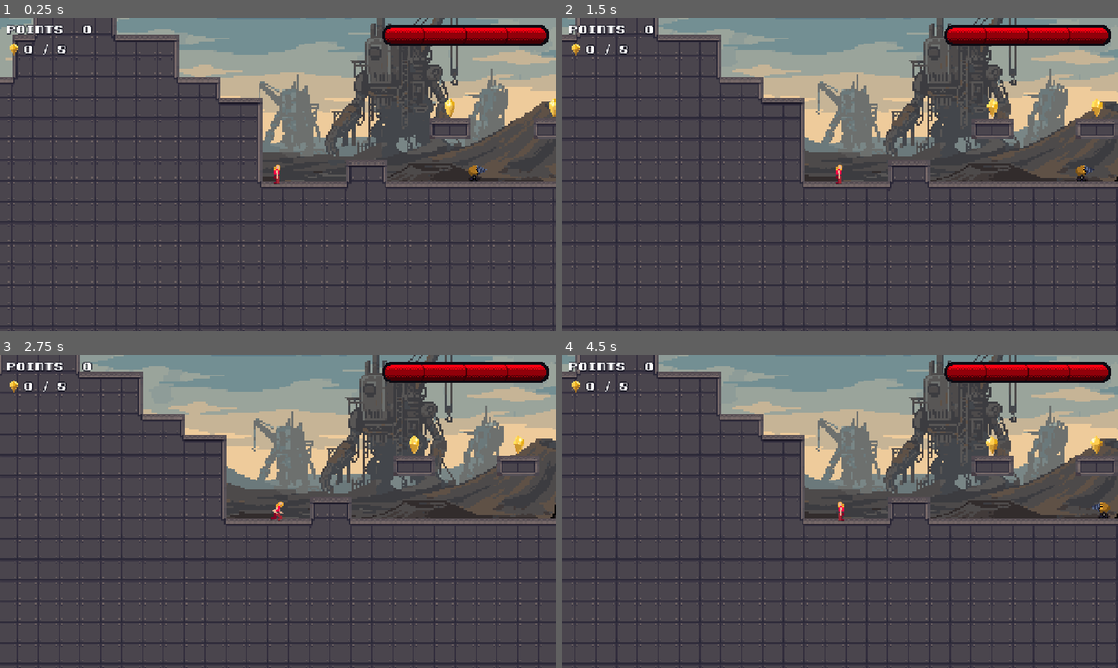
Above: before the commit, frames 1-4 (two rows, left to right).
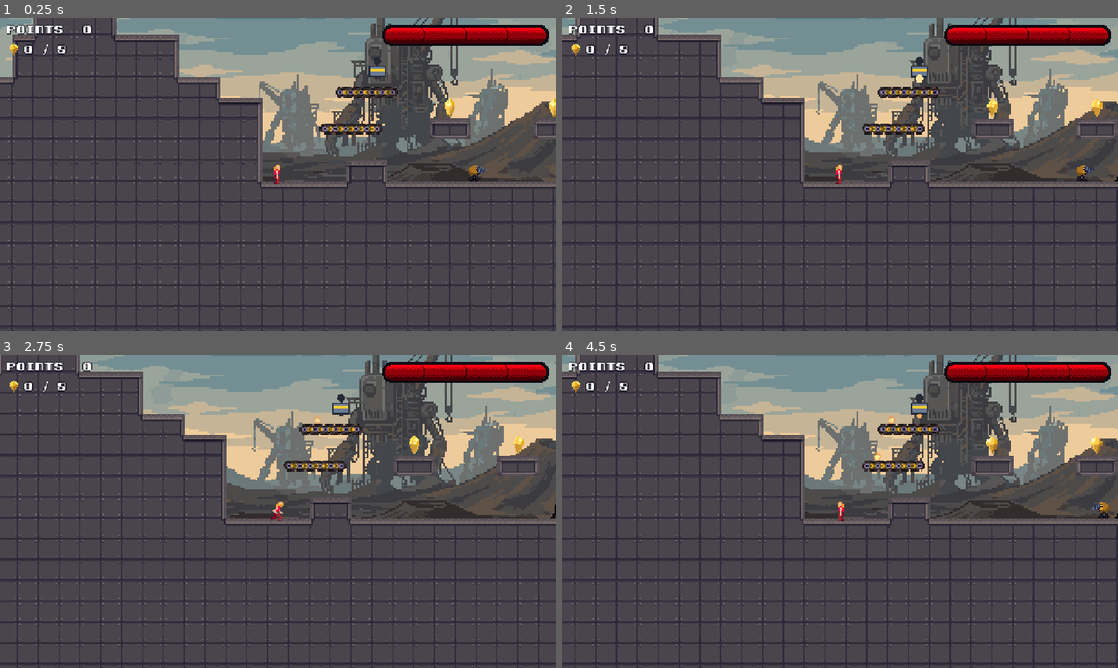
Above: after the commit, the same moments.

Repository: cygnuszwaan/objon
Game: Godot game, scene res://scenes/levels/level_1-1.tscn
Two runs of this game, one before a commit and one after it. Both use one fixed random seed, a clock stepped at 60 frames per second and the inputs below.
Inputs (mouse positions are in pixels of both pictures, inside the frame that each line leads up to):
- Up to frame 1 (0.25 s): no input
- Up to frame 2 (1.5 s): tap Enter at 0.5 s; move the mouse to (962, 158) at 0.52 s; hold D (move_right) 0.53-1.25 s; tap J (kick) at 0.6 s; click (962, 158) at 0.67 s; tap Space (jump) at 0.77 s; drag from (728, 190) to (845, 174) at 1.27 s
- Up to frame 3 (2.75 s): move the mouse to (333, 442) at 2.02 s; hold D (move_right) from 2.03 s (still down); tap J (kick) at 2.1 s
- Up to frame 4 (4.5 s): release D (move_right) at 2.75 s; drag from (812, 574) to (973, 445) at 2.77 s; move the mouse to (1006, 558) at 3.52 s; hold A (move_left) 3.53-4.25 s; tap J (kick) at 3.6 s; tap Space (jump) at 3.77 s; drag from (673, 464) to (1095, 464) at 4.27 s

The runs differ from the first frame. In frame 1, 0.8% of the frame differs, in the area x 57-72%, y 12-38%; in frame 2, 0.8%; in frame 3, 0.9%; in frame 4, 0.9%, in the area x 54-68%, y 12-38%.

Commit message:
spark physics

Diff:
--- a/scenes/enemies/rail_bot.gd
+++ b/scenes/enemies/rail_bot.gd
@@ -16,9 +16,10 @@
 ##
 ## Sparks: a `drip_interval` timer, with the last `TELEGRAPH` seconds before each drip shown as a growing glow at the
 ## nozzle (the warning). Fully deterministic, no randomness; `phase_offset` staggers several bots, like Crusher's.
-## A spark falls straight down from the nozzle (it does NOT inherit the bot's sideways speed: that keeps its path readable),
-## hurts the player on contact and is gone on touching anything solid. It touches nothing else: no liquid, no tiles of any
-## kind react to it, deliberately (see spark.gd). They are added next to the bot (or beside the Path2D if it is a child
+## A spark is a small physical ball. It drops from the nozzle (it does NOT inherit the bot's sideways speed: that keeps its
+## path readable), rolls down slopes, rides conveyor belts, hurts the player on touch and despawns once it comes to rest.
+## It collides with the world only and is invisible to everything else: no liquid, no enemy, mine, laser, bullet or sensor
+## reacts to it, deliberately (see spark.gd). They are added next to the bot (or beside the Path2D if it is a child
 ## of one), are not saved, and vanish with the level on a respawn.
 ##
 ## Power contract (see power_target.gd): powered = running. Unpowered, the bot stops where it is and stops dripping,
@@ -197,9 +198,9 @@
 		return
 	var spark := SPARK_SCENE.instantiate()
 	spark.set("damage", spark_damage)
-	spark.set("emitter", self)
 	host.add_child(spark)
 	spark.global_position = global_position + NOZZLE
+	spark.reset_physics_interpolation()  # a body added mid-run would otherwise be drawn sliding in from the origin
 	Audio.play_at(&"enemies/railbot_drip", spark.global_position, 2.0)
 
 func _apply_pose() -> void:
--- a/scenes/enemies/spark.gd
+++ b/scenes/enemies/spark.gd
@@ -1,49 +1,158 @@
-extends Area2D
-## A spark dripped by a Rail bot. Falls straight down (a little slower than the world's gravity so the player can read
-## it, and capped), hurts the player on contact, and is gone on touching anything solid or after LIFETIME seconds.
+extends RigidBody2D
+## A spark dripped by a Rail bot: a small glowing ball. It falls, rolls down slopes, is carried by conveyor belts, and
+## despawns once it has been stationary for a moment (it does not creep off flat floors). It hurts the player on touch.
 ##
-## Deliberately inert towards everything else: it does not hurt or arm enemies and mines, it triggers no bullet or
-## power contract, and it reacts with no liquid or tile system, so level designers can run sparks over anything without
-## side effects. The one exception to "ignores everything" is that it stops on any body that is not the player, not in
-## group "enemy" and not its emitter: tiles, doors, blocks, platforms.
+## Deliberately inert towards everything else: it does not hurt or arm enemies and mines, triggers no bullet, laser or
+## power contract, and reacts with no liquid or tile system, so level designers can run sparks over anything without
+## side effects. It sits on physics layer 0 (nothing queries it: kicks, bowling, mine blasts, laser rays, bullets, button
+## and plate sensors, the see-saw's load scan all miss it) and masks only layer 2, so it collides with the world (tiles,
+## platforms, doors, belts, blocks) and never with actors, the player included.
 ##
-## `damage` and `emitter` are set by the RailBot right after instancing, before add_child. This is placeholder art: a
-## bright core with a short tail drawn in code (`_draw`).
+## Motion is hand-integrated like the meltable blocks: gravity is added in _integrate_forces() (gravity_scale 0) so it
+## falls at the same slow FALL_ACCEL as before, and the engine only solves contacts. The ball has friction, so on a
+## slope it rolls; a rolling resistance slows the spin on any floor (strong on a near-flat one, weak on a slope), so a
+## ball on the flat comes to rest within a few tiles and a very shallow slope holds it. A belt (any body with get_conveyor_speed(), the same duck-typed contract the player and blocks read)
+## drags the ball's horizontal speed toward the belt's at BELT_GRIP while the ball rests on it, and the ball's spin
+## follows so it keeps rolling.
 ##
-## Scene layout: Spark (Area2D, this script, collision_layer 0, collision_mask 3 = actors + world, monitorable off)
-##   - CollisionShape2D (circle)
+## Stationary means: it has stayed within REST_DISTANCE of one spot for REST_TIME. That is judged on position, not
+## velocity, because a resting body's velocity is never quite zero (the solver cancels the gravity added each step and
+## leaves a few px/s) and a ball carried into a wall by a belt twitches against it; it also despawns a ball creeping
+## below about 5 px/s. It then fades out over FADE_TIME, harmless. LIFETIME is a backstop for a ball falling into a
+## pit or circling a loop of belts forever.
+##
+## Contact damage is a child Hitbox Area2D (mask 1) polled every physics frame, like Sawwheel and Crusher; the ball is
+## consumed by the player whether or not the hit landed (i-frames), as before.
+##
+## `damage` is set by the RailBot right after instancing, before add_child. Placeholder art: a glowing ball with a speck
+## on the rim so the roll reads, and a short tail behind its motion, drawn in code (`_draw`).
+##
+## Scene layout: Spark (RigidBody2D, this script, collision_layer 0, collision_mask 2, contact_monitor on)
+##   - CollisionShape2D (circle, RADIUS)
+##   - Hitbox (Area2D, layer 0, mask 1)
+##       - CollisionShape2D (circle, HIT_RADIUS)
 
-const FALL_ACCEL := 360.0  # px/s^2
-const MAX_FALL_SPEED := 170.0  # px/s
-const LIFETIME := 3.0  # seconds, a backstop for a spark falling into a pit
+const RADIUS := 3.0
+const HIT_RADIUS := 4.0  # a little bigger than the ball, so a graze reads as a hit
+const FALL_ACCEL := 360.0  # px/s^2, slower than world gravity so the ball reads
+const MAX_FALL_SPEED := 170.0  # px/s, vertical
+const MAX_SPEED := 220.0  # px/s, total: a long slope can't build up a speed the player can't read
+const FLAT_RESISTANCE := 480.0  # spin taken off a rolling ball on a near-flat floor, px/s^2 at the rim (about a quarter of that as linear deceleration): stops 200 px/s in about 12 tiles
+const SLOPE_RESISTANCE := 120.0  # the same on a slope, so a slope still rolls the ball but one under about 7 degrees holds it
+const FLAT_NORMAL_X := 0.12  # a floor whose normal leans less than this (about 7 degrees) is flat
+const BELT_GRIP := 600.0  # px/s^2 toward the belt's speed while resting on it
+const FLOOR_MIN_NORMAL_Y := 0.7  # a contact counts as a floor (resting on it, belts read from it) when its normal is within about 45 degrees of vertical
+const WALL_MIN_NORMAL_X := 0.7  # a contact this close to horizontal is a wall
+const REST_DISTANCE := 2.0  # px: the ball counts as stationary while it stays within this of where it settled
+const REST_TIME := 0.4  # seconds stationary before it despawns
+const FADE_TIME := 0.2  # seconds; 0 despawns at once
+const LIFETIME := 15.0  # seconds
 const FLICKER_HZ := 14.0
 const CORE := Color(1.0, 0.95, 0.6)
-const TAIL := Color(1.0, 0.55, 0.15, 0.55)
+const GLOW := Color(1.0, 0.55, 0.15, 0.55)
 
 var damage: int = 1
-var emitter: Node
-var _fall_speed := 0.0
 var _age := 0.0
+var _rest_time := 0.0  # seconds spent within REST_DISTANCE of _rest_anchor
+var _rest_anchor := Vector2.ZERO
+var _fade := -1.0  # seconds left of the fade-out; negative = not fading
+var _hitbox: Area2D
 
 func _ready() -> void:
-	body_entered.connect(_on_body_entered)
+	_hitbox = $Hitbox
+	_rest_anchor = global_position
+	# Engine-side setup lives in the scene; the two that matter most are restated here because a change to either breaks
+	# the despawn or the hand-integrated motion silently.
+	gravity_scale = 0.0  # gravity is added by hand in _integrate_forces()
+	can_sleep = false  # a sleeping body stops running _integrate_forces(), so it would never despawn
 
 func _physics_process(delta: float) -> void:
 	_age += delta
-	if _age >= LIFETIME:
+	if _fade >= 0.0:
+		_fade -= delta
+		modulate.a = clampf(_fade / FADE_TIME, 0.0, 1.0) if FADE_TIME > 0.0 else 0.0
+		if _fade <= 0.0:
+			queue_free()
+		queue_redraw()
+		return
+	if global_position.distance_to(_rest_anchor) > REST_DISTANCE:
+		_rest_anchor = global_position
+		_rest_time = 0.0
+	else:
+		_rest_time += delta
+	if _age >= LIFETIME or _rest_time >= REST_TIME:
+		_begin_fade()
+		return
+	modulate.a = 0.75 + 0.25 * sin(_age * TAU * FLICKER_HZ)
+	_poll_player()
+	queue_redraw()
+
+func _begin_fade() -> void:
+	_fade = FADE_TIME
+	if FADE_TIME <= 0.0:
 		queue_free()
-		return
-	_fall_speed = minf(_fall_speed + FALL_ACCEL * delta, MAX_FALL_SPEED)
-	global_position.y += _fall_speed * delta
-	modulate.a = 0.75 + 0.25 * sin(_age * TAU * FLICKER_HZ)
 
-func _on_body_entered(body: Node2D) -> void:
-	if body == emitter or body.is_in_group("enemy"):
-		return
-	if body.is_in_group("player") and body.has_method("take_hit"):
-		body.take_hit(damage, global_position)
-	queue_free()
+func _poll_player() -> void:
+	for body in _hitbox.get_overlapping_bodies():
+		if body.is_in_group("player"):
+			if body.has_method("take_hit"):
+				body.take_hit(damage, global_position)
+			queue_free()
+			return
+
+func _integrate_forces(state: PhysicsDirectBodyState2D) -> void:
+	var step := state.step
+	var vel := state.linear_velocity
+	var spin := state.angular_velocity
+
+	# Contacts from the last step. The normal's sign depends on which side the engine reports it from, so only its
+	# vertical size is used, and the contact must be below the ball's centre to be a floor.
+	var on_floor := false
+	var floor_lean := 1.0  # smallest |normal.x| of the floor contacts: 0 = flat
+	var belt := 0.0
+	var on_belt := false
+	var wall_side := 0  # -1/+1: a wall touches the ball's left/right
+	for i in state.get_contact_count():
+		var normal := state.get_contact_local_normal(i)
+		var point := state.get_contact_local_position(i)
+		if absf(normal.x) > WALL_MIN_NORMAL_X:
+			wall_side = 1 if point.x > state.transform.origin.x else -1
+			continue
+		if absf(normal.y) < FLOOR_MIN_NORMAL_Y or point.y <= state.transform.origin.y:
+			continue
+		on_floor = true
+		floor_lean = minf(floor_lean, absf(normal.x))
+		var collider := state.get_contact_collider_object(i)
+		if collider != null and collider.has_method("get_conveyor_speed"):
+			belt = collider.get_conveyor_speed()
+			on_belt = true
+
+	vel.y = minf(vel.y + FALL_ACCEL * step, MAX_FALL_SPEED)
+	if on_belt:
+		if wall_side != 0 and signf(belt) == float(wall_side):
+			# Carried into a wall: hold still against it. Pushing on would make the solver bounce the ball off the wall
+			# every step, and a jittering ball never reads as at rest.
+			vel.x = 0.0 if vel.x * wall_side > 0.0 else vel.x
+			spin = 0.0
+		else:
+			vel.x = move_toward(vel.x, belt, BELT_GRIP * step)
+			spin = vel.x / RADIUS  # keep the spin matching the carried speed so the contact friction doesn't fight the belt
+	elif on_floor:
+		var resistance := FLAT_RESISTANCE if floor_lean < FLAT_NORMAL_X else SLOPE_RESISTANCE
+		spin = move_toward(spin, 0.0, resistance / RADIUS * step)
+	if vel.length() > MAX_SPEED:
+		vel = vel.limit_length(MAX_SPEED)
+	state.linear_velocity = vel
+	state.angular_velocity = spin
 
 func _draw() -> void:
-	draw_line(Vector2(0.0, -5.0), Vector2.ZERO, TAIL, 2.0)
-	draw_rect(Rect2(-1.5, -1.5, 3.0, 3.0), CORE)
+	# The tail and glow stay upright and trail the motion; only the rim speck turns with the ball.
+	draw_set_transform(Vector2.ZERO, -global_rotation)
+	var speed := linear_velocity.length()
+	if speed > 12.0:
+		var back := -linear_velocity / speed
+		draw_line(Vector2.ZERO, back * minf(speed * 0.04, 6.0), GLOW, 2.0)
+	draw_set_transform(Vector2.ZERO, 0.0)
+	draw_circle(Vector2.ZERO, RADIUS, GLOW)
+	draw_circle(Vector2.ZERO, RADIUS - 1.2, CORE)
+	draw_rect(Rect2(RADIUS - 2.2, -0.5, 1.6, 1.0), Color(1.0, 1.0, 1.0))
--- a/scenes/enemies/spark.tscn
+++ b/scenes/enemies/spark.tscn
@@ -1,15 +1,37 @@
-[gd_scene load_steps=3 format=3]
+[gd_scene load_steps=5 format=3]
 
 [ext_resource type="Script" path="res://scenes/enemies/spark.gd" id="1_spark"]
 
+[sub_resource type="PhysicsMaterial" id="PhysicsMaterial_spark"]
+friction = 1.0
+bounce = 0.25
+
 [sub_resource type="CircleShape2D" id="CircleShape2D_spark"]
-radius = 2.0
+radius = 3.0
 
-[node name="Spark" type="Area2D"]
+[sub_resource type="CircleShape2D" id="CircleShape2D_hit"]
+radius = 4.0
+
+[node name="Spark" type="RigidBody2D"]
 collision_layer = 0
-collision_mask = 3
-monitorable = false
+collision_mask = 2
+mass = 0.1
+physics_material_override = SubResource("PhysicsMaterial_spark")
+gravity_scale = 0.0
+can_sleep = false
+continuous_cd = 1
+contact_monitor = true
+max_contacts_reported = 4
+linear_damp_mode = 1
+angular_damp_mode = 1
 script = ExtResource("1_spark")
 
 [node name="CollisionShape2D" type="CollisionShape2D" parent="."]
 shape = SubResource("CircleShape2D_spark")
+
+[node name="Hitbox" type="Area2D" parent="."]
+collision_layer = 0
+collision_mask = 1
+
+[node name="CollisionShape2D" type="CollisionShape2D" parent="Hitbox"]
+shape = SubResource("CircleShape2D_hit")
--- a/scenes/levels/level_1-1.tscn
+++ b/scenes/levels/level_1-1.tscn
@@ -7,9 +7,11 @@
 [ext_resource type="TileSet" uid="uid://b7dc00shyfc3u" path="res://resources/ladder_tileset.tres" id="5_rljw2"]
 [ext_resource type="PackedScene" path="res://scenes/levels/conductor_layers.tscn" id="6_yjlda"]
 [ext_resource type="Script" uid="uid://bfrg0144j3s3d" path="res://scenes/levels/water_manager.gd" id="7_aghq8"]
+[ext_resource type="PackedScene" path="res://scenes/enemies/rail_bot.tscn" id="7_rljw2"]
 [ext_resource type="PackedScene" uid="uid://dgii53fryk4gh" path="res://scenes/player/player.tscn" id="8_y0ep0"]
 [ext_resource type="PackedScene" uid="uid://ddse8vbhq13v4" path="res://scenes/collectibles/gem_1.tscn" id="9_ujeiy"]
 [ext_resource type="PackedScene" path="res://scenes/collectibles/gem_2.tscn" id="10_2ms0b"]
+[ext_resource type="PackedScene" uid="uid://clpqocev1ktyi" path="res://scenes/interactive/conveyor_belt.tscn" id="10_yjlda"]
 [ext_resource type="PackedScene" path="res://scenes/interactive/checkpoint.tscn" id="11_g3uln"]
 [ext_resource type="PackedScene" uid="uid://cbnfs6a3gb0mj" path="res://scenes/interactive/finish.tscn" id="12_7n46g"]
 [ext_resource type="PackedScene" uid="uid://bmjkgbi1jd2s" path="res://scenes/enemies/drillbot.tscn" id="13_7n46g"]
@@ -60,6 +62,16 @@
 [node name="Player" parent="." unique_id=61703917 instance=ExtResource("8_y0ep0")]
 z_index = 1
 position = Vector2(428, 632)
+
+[node name="RailBot" parent="." unique_id=1764584960 instance=ExtResource("7_rljw2")]
+position = Vector2(504, 548)
+
+[node name="ConveyorBelt" parent="." unique_id=1339758374 instance=ExtResource("10_yjlda")]
+position = Vector2(460, 596)
+
+[node name="ConveyorBelt2" parent="." unique_id=1278134112 instance=ExtResource("10_yjlda")]
+position = Vector2(472, 568)
+direction = 0
 
 [node name="Collectibles" type="Node" parent="." unique_id=872633615]
 
Not shown, changed: .DS_Store
Not shown, changed: export-audit.md
Not shown, changed: objon.md
Not shown, changed: objon.zip
Not shown, changed: scenes/.DS_Store
